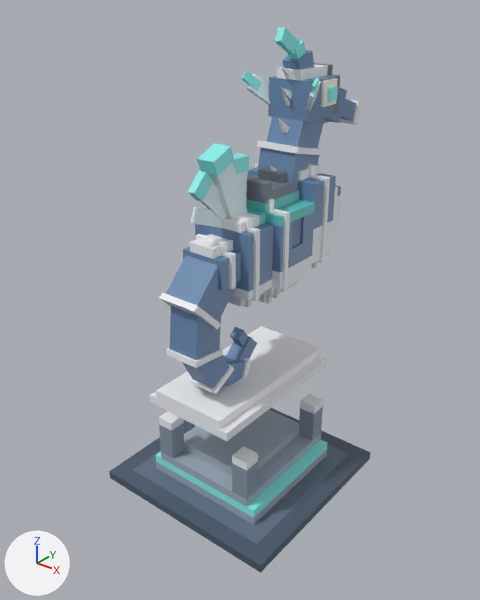
The glTF model art/creatures/Seahorse/tiers/game/T7/SeahorseTrainer7.glb, before and after one commit.
One viewpoint serves both versions: a camera (50 mm lens) standing at (16.3, -22.5, 11.8) and looking at (-0.7, -1.3, -1.3). Every picture has the same lights, and +X, +Y and +Z are marked at lower left. The picture after the commit comes second. Where no turn or scale is listed for an object, it has been applied to the vertices.

Objects in the first picture: 'Body', 'Fin', 'Head', 'Plate', 'Stand', 'T1', 'T2', 'T3' and 4 more.
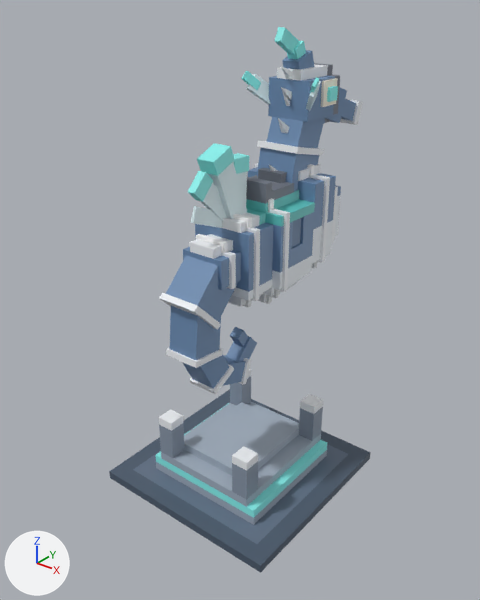
What differs and where, as boxes [x1, y1, x2, y2] in the pictures (480 x 600 px):
'Plate', deleted: before [150, 326, 327, 441]

The change, as a diff of the scene's bpy script:
```diff
--- a/art/creatures/Seahorse/tiers/game/T7/SeahorseTrainer7.glb.py
+++ b/art/creatures/Seahorse/tiers/game/T7/SeahorseTrainer7.glb.py
@@ ob_plate @@
-ob_plate = bpy.data.objects.new('Plate', me_plate)
-ob_plate.location = (0.0, -1.93, -5.18)
```
